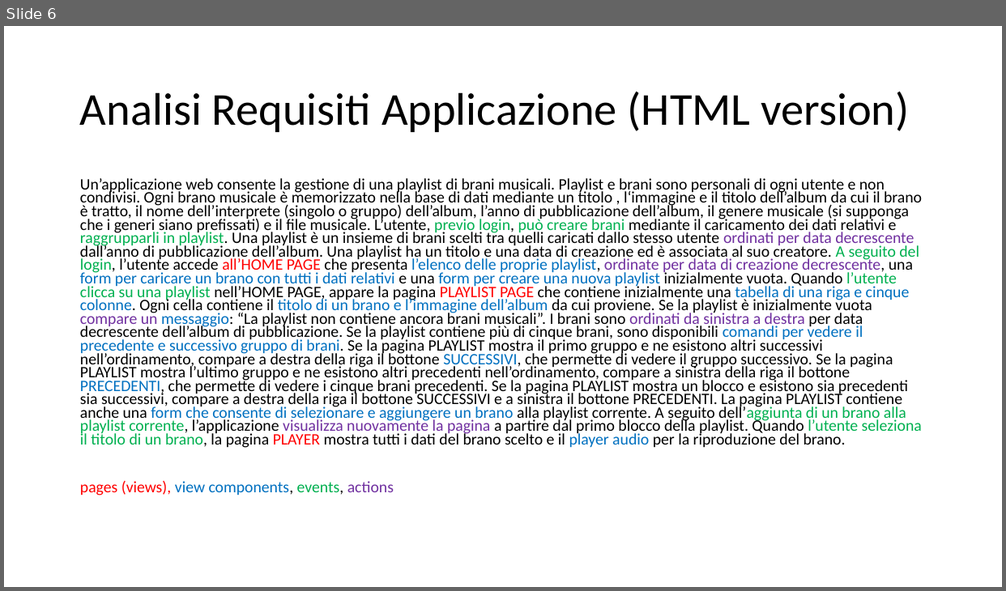
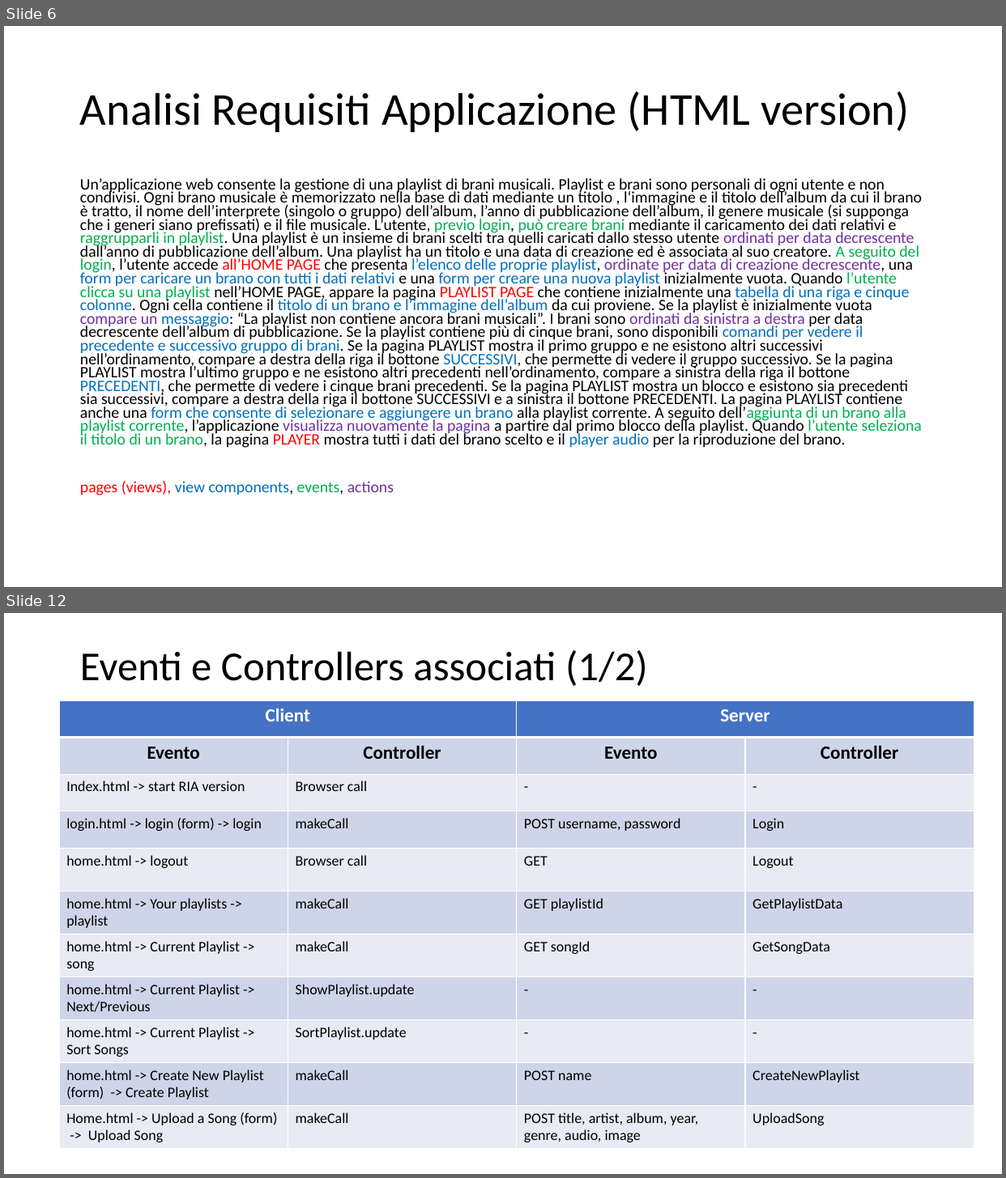
Before and after one commit to GenniImparato/PlaylistMaker, a slide deck: doc/documentation (RIA).pptx. Shown one above the other, each under a label of ours: slide 6 before the commit, slides 6 and 12 after it; the slides between them are not shown. The pictures are 1006x591 and 1006x1178 pixels, drawn with LibreOffice and Linux fonts; fonts in the diff are those of the drawing. Boxes give left, top, right and bottom in pixels: in the first picture for what was removed or moved away, otherwise in the second. Text is boxed around its words. In the diff, an @@ line names an element or a change of style, - is before the commit and + after.

```diff
--- a/doc/documentation (RIA).pptx
+++ b/doc/documentation (RIA).pptx
@@ slide 12 added at box(4, 613, 1002, 1174), background #FFFFFF @@
@@ title added at box(80, 650, 648, 686), 39.6 pt, text #000000 @@
+Eventi e Controllers associati (1/2)
@@ table added at box(59, 700, 976, 1146), 11 rows, 4 columns @@
+Client |  | Server | 
+Evento | Controller | Evento | Controller
+Index.html -> start RIA version | Browser call | - | -
+login.html -> login (form) -> login | makeCall | POST username, password | Login
+home.html -> logout | Browser call | GET | Logout
+home.html -> Your playlists -> playlist | makeCall | GET playlistId | GetPlaylistData
+home.html -> Current Playlist -> song | makeCall | GET songId | GetSongData
+home.html -> Current Playlist -> Next/Previous | ShowPlaylist.update | - | -
+home.html -> Current Playlist -> Sort Songs | SortPlaylist.update | - | -
+home.html -> Create New Playlist (form) -> Create Playlist | makeCall | POST name | CreateNewPlaylist
+Home.html -> Upload a Song (form) -> Upload Song | makeCall | POST title, artist, album, year, genre, audio, image | UploadSong
```
Also in this commit, not shown: 6 slides changed, 8 other slides added, 28 other files.
